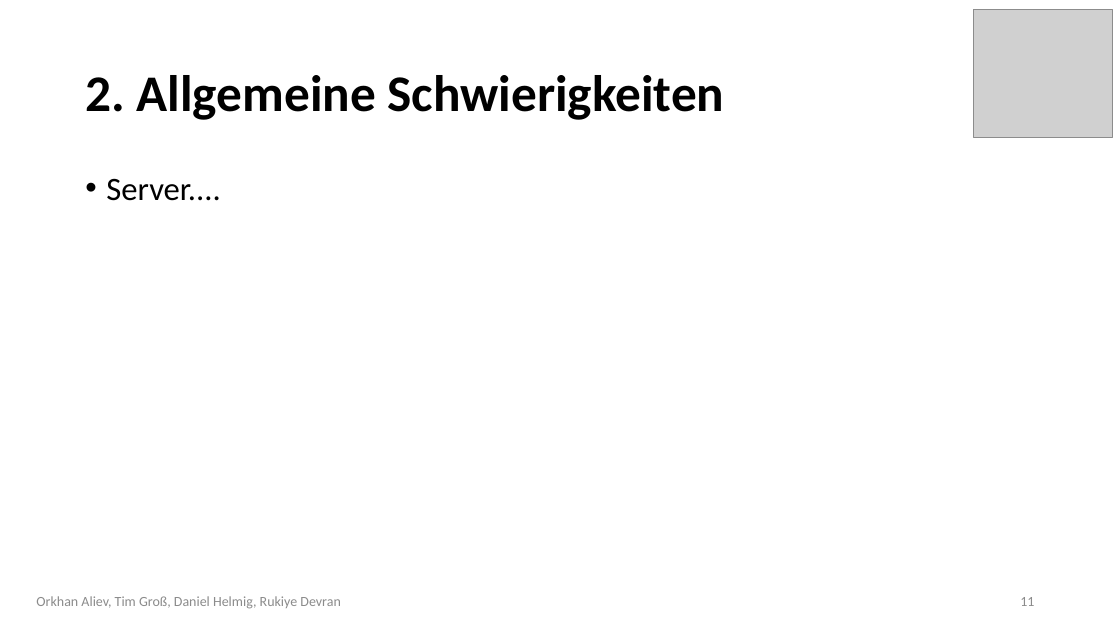
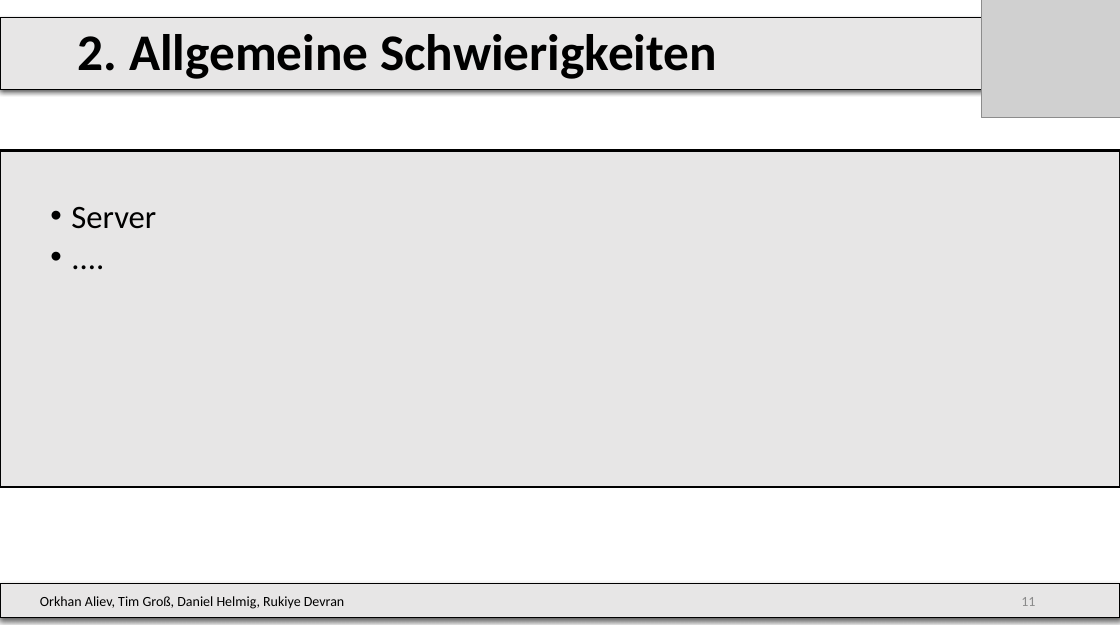
Before and after one commit to DrMopiti/pse, a slide deck: slide 11 of Abschlusspräsentation/Abschlusspräsentation.pptx. Drawn at 1120x630 pixels with LibreOffice and Linux fonts; fonts in the diff are those of the drawing; grey boxes stand for pictures; background and template pictures are left out. Boxes give left, top, right and bottom in pixels: in the first picture for what was removed or moved away, otherwise in the second. Text is boxed around its words. In the diff, an @@ line names an element or a change of style, - is before the commit and + after.

```diff
--- a/Abschlusspräsentation/Abschlusspräsentation.pptx
+++ b/Abschlusspräsentation/Abschlusspräsentation.pptx
@@ rectangle "2. Allgemeine Schwierigkeiten": place and size @@
-rectangle "2. Allgemeine Schwierigkeiten" at (85,75,725,120)
+rectangle "2. Allgemeine Schwierigkeiten" at (0,18,1004,89)
@@ rectangle "2. Allgemeine Schwierigkeiten" at (0,18,1004,89): fill none to #E7E6E6; outline none to #000000 0.75 pt; shadow on @@
@@ picture: place and size @@
-picture at (974,10,1112,137)
+picture at (982,0,1120,117)
@@ text "Server": place and size @@
-text "Server" at (106,178,221,201)
+text "Server" at (0,150,1120,487)
@@ text "Server" at (0,150,1120,487): fill none to #E7E6E6; outline none to #000000 2.25 pt @@
@@ text at (71,207,156,229): text changed @@
-• Server....
+  • Server
+  • ....
@@ rectangle "Orkhan Aliev, Tim Groß, Daniel ...": place and size @@
-rectangle "Orkhan Aliev, Tim Groß, Daniel ..." at (36,596,340,609)
+rectangle "Orkhan Aliev, Tim Groß, Daniel ..." at (0,584,1120,618)
@@ rectangle "Orkhan Aliev, Tim Groß, Daniel ..." at (0,584,1120,618): text colour #8C8C8C to #000000; alignment centre to left; fill none to #E7E6E6; outline none to #000000 0.75 pt; shadow on @@
@@ text added at (792,584,1044,618), 12 pt, text #8C8C8C @@
+11
```
Also in this commit, not shown: 14 other slides changed.
